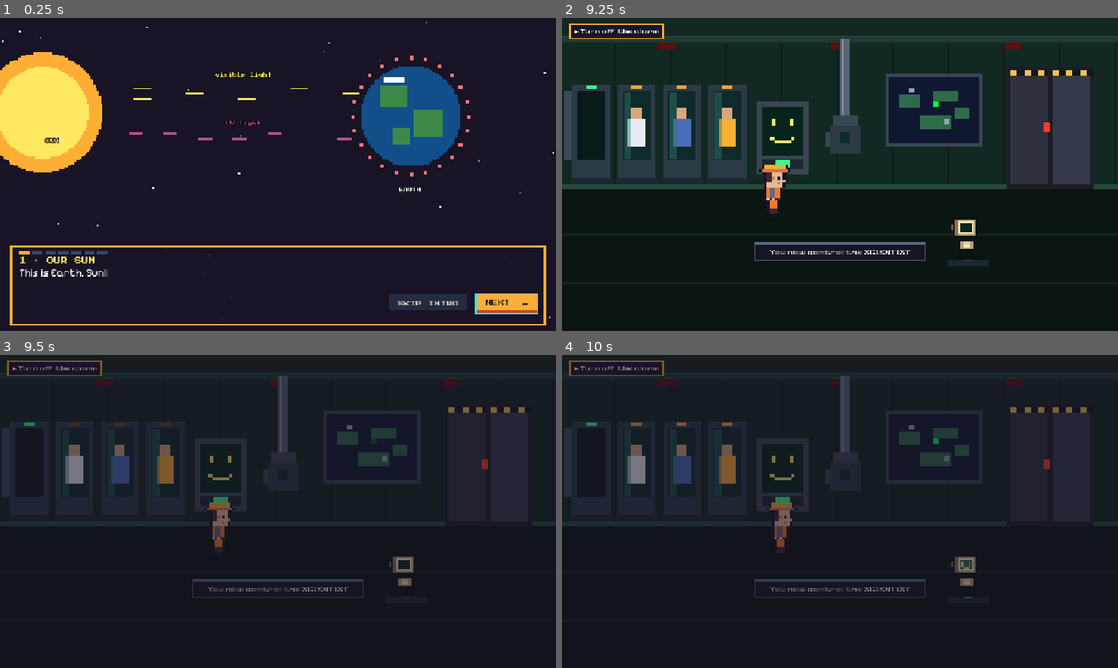
Above: before the commit, frames 1-4 (two rows, left to right).
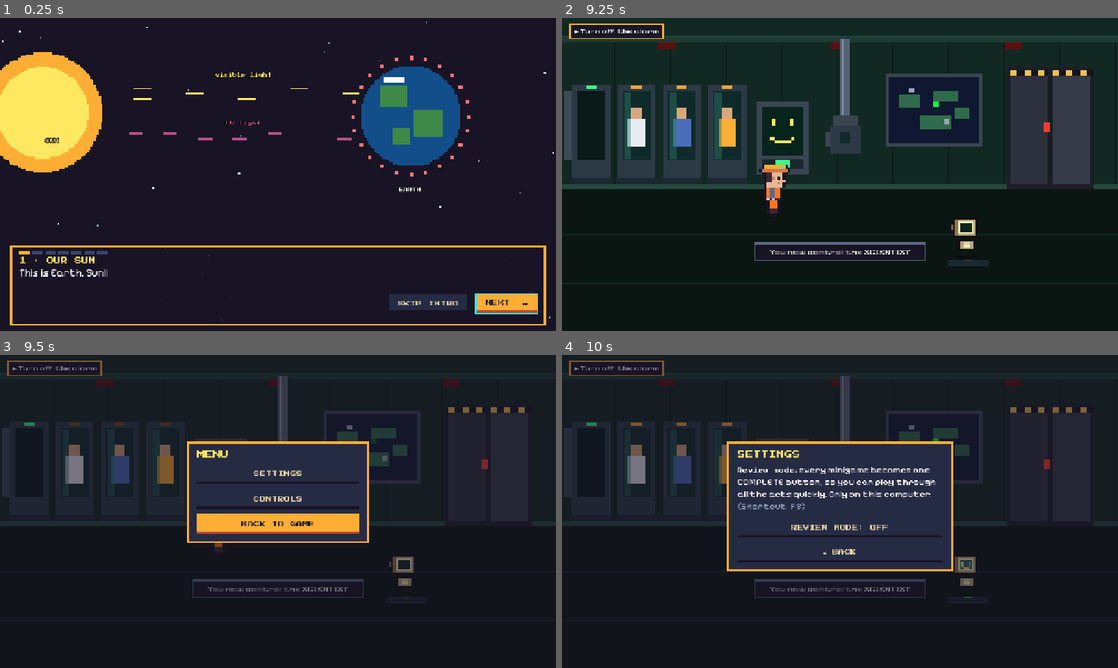
Above: after the commit, the same moments.

Repository: wamos0922/ProjectDawn
Game: Godot game, scene res://game/dawn/dawn.tscn
The game is run twice, just before and just after one commit, with the same random seed, the same clock (stepped at 60 frames per second) and the same inputs. This scene is started directly instead of the project's main scene.
Inputs (mouse positions are in pixels of both pictures, inside the frame that each line leads up to):
- Up to frame 1 (0.25 s): no input
- Up to frame 2 (9.25 s): click "SKIP INTRO" at 0.5 s; click "> ANYONE · open the mission b…" at 1.25 s; click (1034, 30) at 2.02 s; click (1056, 30) at 2.77 s; click (1079, 30) at 3.52 s; click (1101, 30) at 4.27 s; click "CLICK OR PRESS ANY KEY TO WAK…" at 5 s; tap Enter at 5.75, 6.6 s; move the mouse to (962, 158) at 5.77 s; hold D 5.78-6.53 s; tap E at 5.85, 6.8, 7.55, 8.3, 9.05 s; click (962, 158) at 5.92 s; tap Space at 6.02, 6.77, 8.27, 9.02 s; move the mouse to (728, 190) at 6.52 s; hold S 6.53-7.28 s; move the mouse to (895, 105) at 7.27 s; hold D 7.28-8.03 s; tap Tab at 7.35 s; move the mouse to (812, 237) at 8.02 s; hold W 8.03-8.78 s; tap 1 at 8.1 s; click (812, 237) at 8.17 s; move the mouse to (1006, 221) at 8.77 s; hold A from 8.78 s (still down); tap 2 at 8.85 s
- Up to frame 3 (9.5 s): keep holding A; tap Escape at 9.4 s
- Up to frame 4 (10 s): release A at 9.5 s; click (840, 473) at 9.5 s, where only the run after the commit has a clickable "SETTINGS"

Frames 1-2 are identical in both runs. In frame 3, 8.8% of the frame differs, in the area x 33-67%, y 27-60%; in frame 4, 14%, in the area x 29-71%, y 27-70%.

Commit message:
Fix panel(): restore panel style, size and position

Diff:
--- a/game/dawn/dawn_ui.gd
+++ b/game/dawn/dawn_ui.gd
@@ -359,8 +359,7 @@
 	panel_closed.emit()
 
 
-## Opens an empty modal panel and returns its VBox to fill. Freezes local players.
-## Dark layer behind a modal window (blocks clicks on the game). dim: 0 = clear, 1 = black.
+
 func _modal(dim: float) -> void:
 	if _panel:
 		_panel.queue_free()
@@ -378,11 +377,17 @@
 func panel(bg := Color("#262b44"), border := Color("#feae34"), width := 760.0, top_y := 70.0) -> VBoxContainer:
 	_modal(0.55)
 	var p := PanelContainer.new()
+	p.add_theme_stylebox_override("panel", DawnTheme.box(bg, border, 4, Color(0, 0, 0, 0), 0, Vector4(24, 20, 24, 20)))
+	p.custom_minimum_size = Vector2(width, 0)
+	p.position = Vector2((1280 - width) / 2.0, top_y)
+	root.add_child(p)
+	_panel = p
 	var box := VBoxContainer.new()
 	box.add_theme_constant_override("separation", 12)
 	p.add_child(box)
 	return box
 
+# ---------------------------------------------------------------- task popup (minigames)
 # ---------------------------------------------------------------- task popup (minigames)
 
 const POPUP_SIZE := Vector2(880, 560)        ## every minigame window has this size
